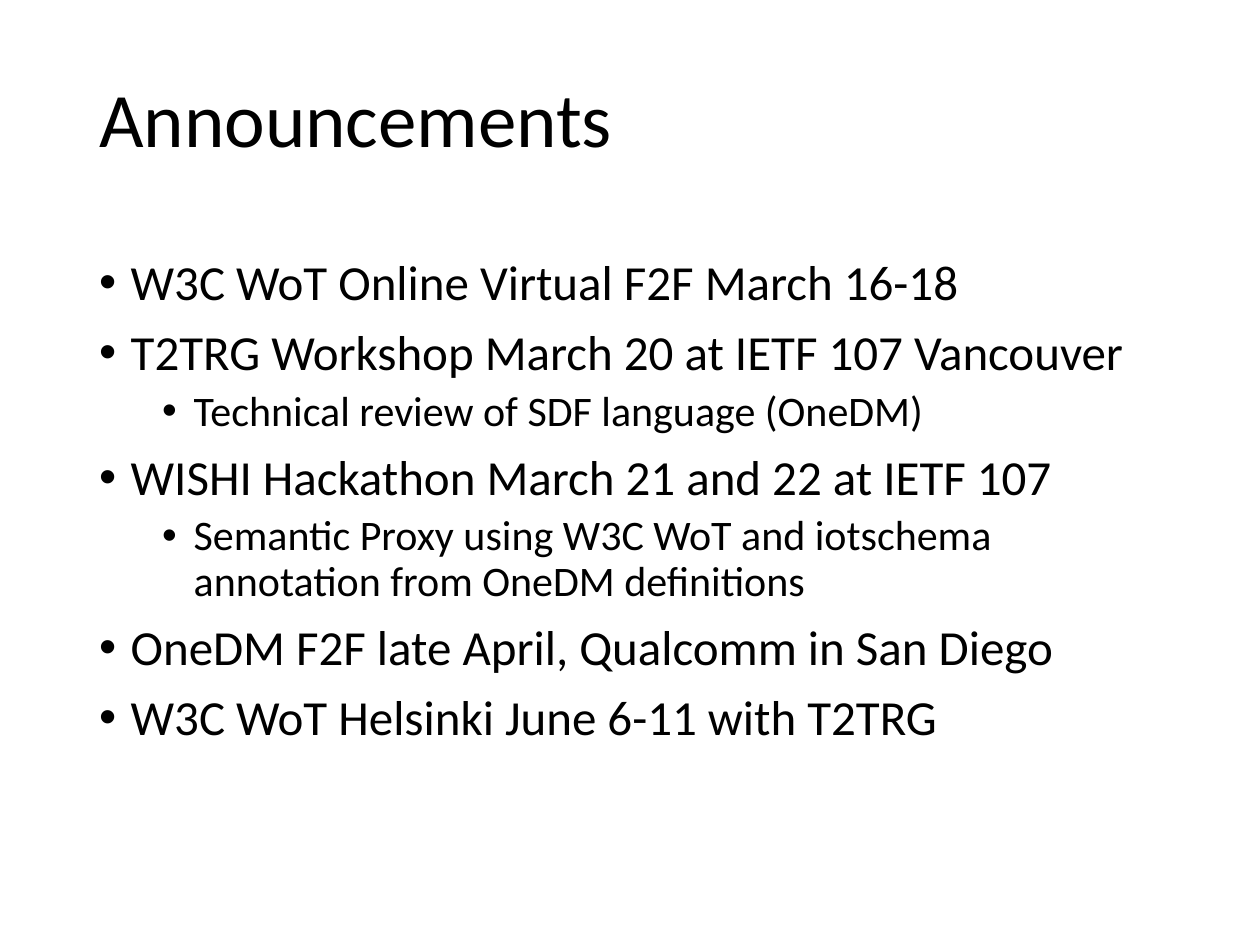
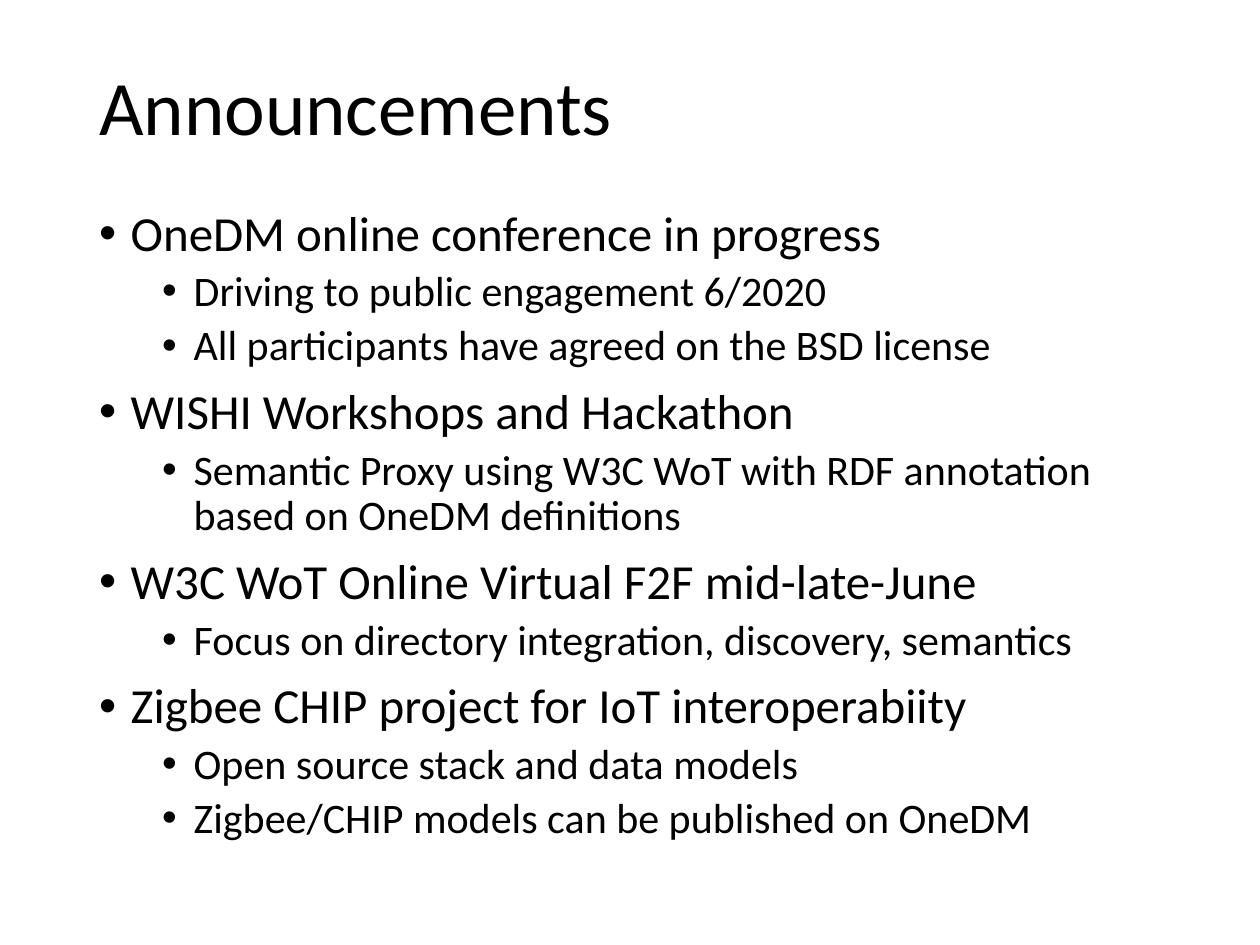
Before and after one commit to iot-schema-collab/teleconferences, a slide deck: slide 3 of iotschema-20200521.pptx. Drawn at 1260x945 pixels with LibreOffice and Linux fonts; fonts in the diff are those of the drawing. Boxes give left, top, right and bottom in pixels: in the first picture for what was removed or moved away, otherwise in the second. Text is boxed around its words. In the diff, an @@ line names an element or a change of style, - is before the commit and + after.

```diff
--- a/iotschema-20200521.pptx
+++ b/iotschema-20200521.pptx
@@ title "Announcements": place and size @@
-title "Announcements" at box(99, 97, 612, 148)
+title "Announcements" at box(99, 85, 612, 136)
@@ text at box(131, 217, 1091, 841): text changed; size 28 to 24 pt @@
-• W3C WoT Online Virtual F2F March 16-18
-• T2TRG Workshop March 20 at IETF 107 Vancouver
-  • Technical review of SDF language (OneDM)
-• WISHI Hackathon March 21 and 22 at IETF 107
-  • Semantic Proxy using W3C WoT and iotschema annotation from OneDM definitions
-• OneDM F2F late April, Qualcomm in San Diego
-• W3C WoT Helsinki June 6-11 with T2TRG
+• OneDM online conference in progress
+  • Driving to public engagement 6/2020
+  • All participants have agreed on the BSD license
+• WISHI Workshops and Hackathon
+  • Semantic Proxy using W3C WoT with RDF annotation based on OneDM definitions
+• W3C WoT Online Virtual F2F mid-late-June
+  • Focus on directory integration, discovery, semantics
+• Zigbee CHIP project for IoT interoperabiity
+  • Open source stack and data models
+  • Zigbee/CHIP models can be published on OneDM
```
Also in this commit, not shown: 5 other slides changed.
